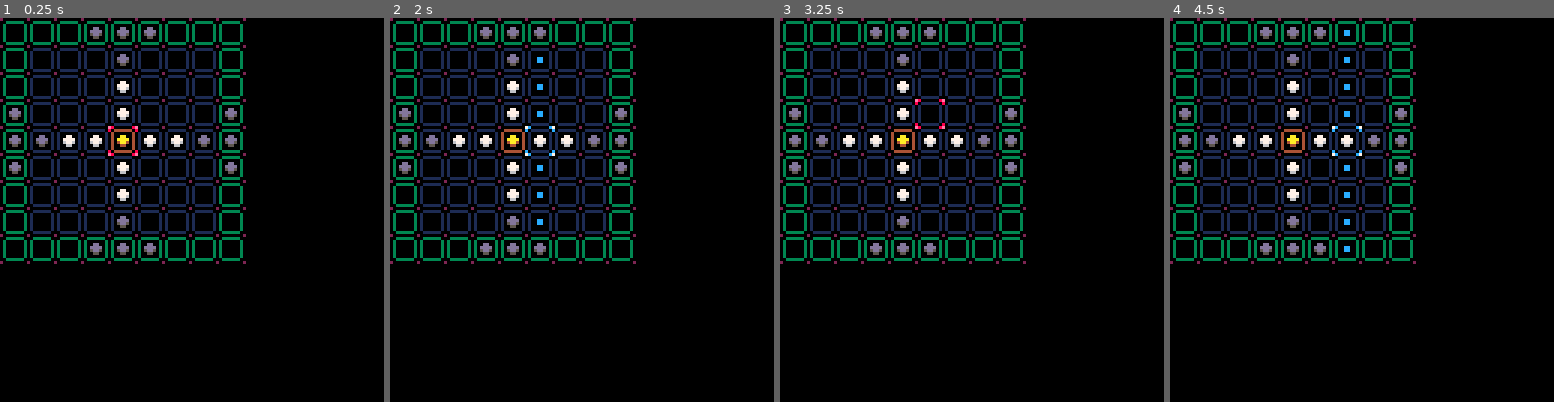
Above: before the commit, frames 1-4 (left to right).
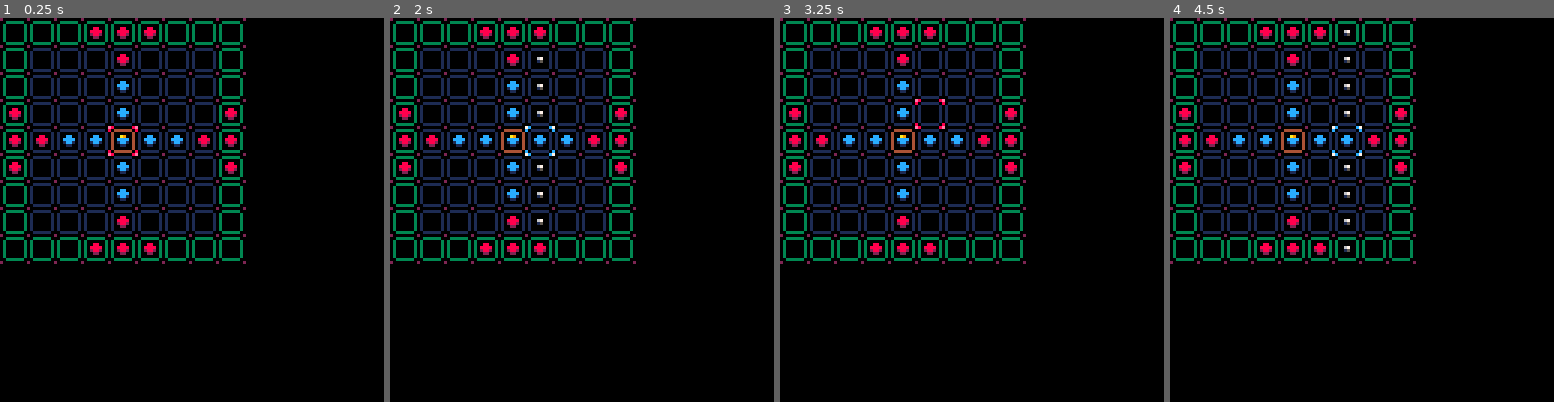
Above: after the commit, the same moments.

Repository: gnalvesteffer/pico8-carts
Game: PICO-8 cartridge tablut.p8
Same seed, same stepped clock (60 frames per second), same inputs: the game is played once before the commit and once after it.
Inputs:
- Up to frame 1 (0.25 s): no input
- Up to frame 2 (2 s): tap X (X key) at 0.33, 1.07, 1.85 s; tap O (Z key) at 0.7, 1.7 s; hold Right from 1.6 s (still down)
- Up to frame 3 (3.25 s): release Right at 2.1 s; tap O (Z key) at 2.1, 2.5, 2.9 s; hold Up 2.15-2.42 s; hold Right 2.47-3.03 s; tap X (X key) at 2.97 s; hold Left from 3.08 s (still down)
- Up to frame 4 (4.5 s): tap O (Z key) at 3.3, 3.7, 4.1 s; release Left at 3.58 s; hold Down 3.63-3.97 s; hold Right from 4.02 s (still down); tap X (X key) at 4.08 s

The runs differ from the first frame. In frame 1, 1.8% of the frame differs, in the area x 2-62%, y 2-62%; in frame 2, 2.0%; in frame 3, 1.8%; in frame 4, 2.0%.

Commit message:
add pawn kill logic

Diff:
--- a/tablut.p8
+++ b/tablut.p8
@@ -131,6 +131,60 @@
 				input[i].released=true
 			end
 		end
+	end
+end
+
+function is_defense(sprite)
+	return sprite==7 or sprite==9
+end
+
+function can_kill(
+	attacker1_x,
+	attacker1_y,
+	victim_x,
+	victim_y,
+	attacker2_x,
+	attacker2_y
+)
+	if attacker1_x<0 or attacker1_x>8 or
+			 attacker1_y<0 or attacker1_y>8 or
+			 victim_x<0 or victim_x>8 or
+			 victim_y<0 or victim_y>8 or
+			 attacker2_x<0 or attacker2_x>8 or
+			 attacker2_y<0 or attacker2_y>8 then
+		return false
+	end
+	local attacker1=grid[attacker1_x][attacker1_y]
+	local victim=grid[victim_x][victim_y]
+	local attacker2=grid[attacker2_x][attacker2_y]
+	if attacker1==nil or victim==nil or attacker2==nil then
+		return false
+	end
+	local are_attackers_teamed=is_defense(attacker1)==is_defense(attacker2)
+	local is_victim_enemy=is_defense(victim)~=is_defense(attacker1)
+ return are_attackers_teamed and is_victim_enemy
+end
+
+function kill(x,y)
+	grid[x][y]=nil
+end
+
+function on_pawn_moved(x,y)
+	--check left
+	if can_kill(x,y,x-1,y,x-2,y) then
+		kill(x-1,y)
+	end
+	--check right
+	if can_kill(x,y,x+1,y,x+2,y) then
+		kill(x+1,y)
+	end
+	--check up
+	if can_kill(x,y,x,y-1,x,y-2) then
+		kill(x,y-1)
+	end
+	--check down
+	if can_kill(x,y,x,y+1,x,y+2) then
+		kill(x,y+1)
 	end
 end
 
@@ -147,6 +201,7 @@
 			if cur_piece==13 then
 				grid[selected_x][selected_y]=prev_piece
 				grid[prev_x][prev_y]=nil
+				on_pawn_moved(selected_x,selected_y)
 				selected_x=nil
 				selected_y=nil
 			end
@@ -155,7 +210,7 @@
 end
 
 function update_cursor()
-	if input[4].pressed then
+	if input[4].pressed then --select
 		local prev_selected_x=selected_x
 		local prev_selected_y=selected_y
 		if cursor_x==selected_x and cursor_y==selected_y then
@@ -255,10 +310,10 @@
 00000000200000000200000020000000020000002000000002000000000000000000000000000000000000000000000000000000000000000000000000000000
 00000000001111110000000000333333000000000044444400000000000000000000000000000000000000000000000000000000000000000000000000000000
 00700700010000001000000003000000300000000400000040000000000000000000000000000000000000000000000000000000000000000000000000000000
-0007700001000000100000000300000030000000040000004000000000007700000000000000aa00000000000000dd0000000000000000000000000000000000
-000770000100000010000000030000003000000004000000400000000007777000000000000aaaa000000000000dddd0000000000000cc000000000000000000
-0070070001000000100000000300000030000000040000004000000000067760000000000004aa40000000000005dd50000000000000cc000000000000000000
-00000000010000001000000003000000300000000400000040000000000066000000000000004400000000000000550000000000000000000000000000000000
+000770000100000010000000030000003000000004000000400000000000cc00000000000000a900000000000000880000000000000000000000000000000000
+00077000010000001000000003000000300000000400000040000000000cccc000000000000cccc0000000000008888000000000000067000000000000000000
+007007000100000010000000030000003000000004000000400000000001cc10000000000001cc10000000000002882000000000000015000000000000000000
+00000000010000001000000003000000300000000400000040000000000011000000000000001100000000000000220000000000000000000000000000000000
 00000000010000001000000003000000300000000400000040000000000000000000000000000000000000000000000000000000000000000000000000000000
 00000000001111110000000000333333000000000044444400000000000000000000000000000000000000000000000000000000000000000000000000000000
 00000000200000000200000020000000020000002000000002000000000000000000000000000000000000000000000000000000000000000000000000000000
